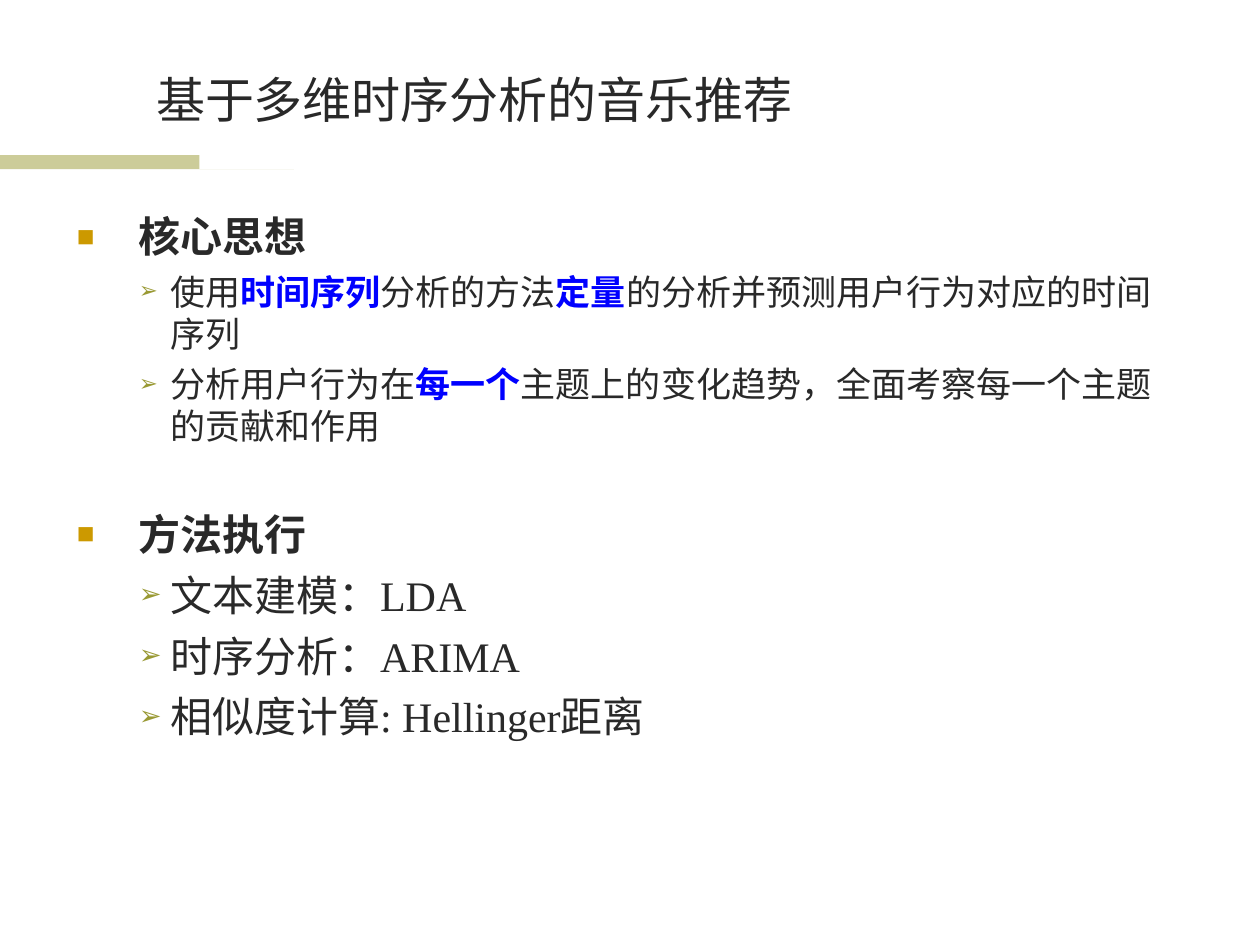
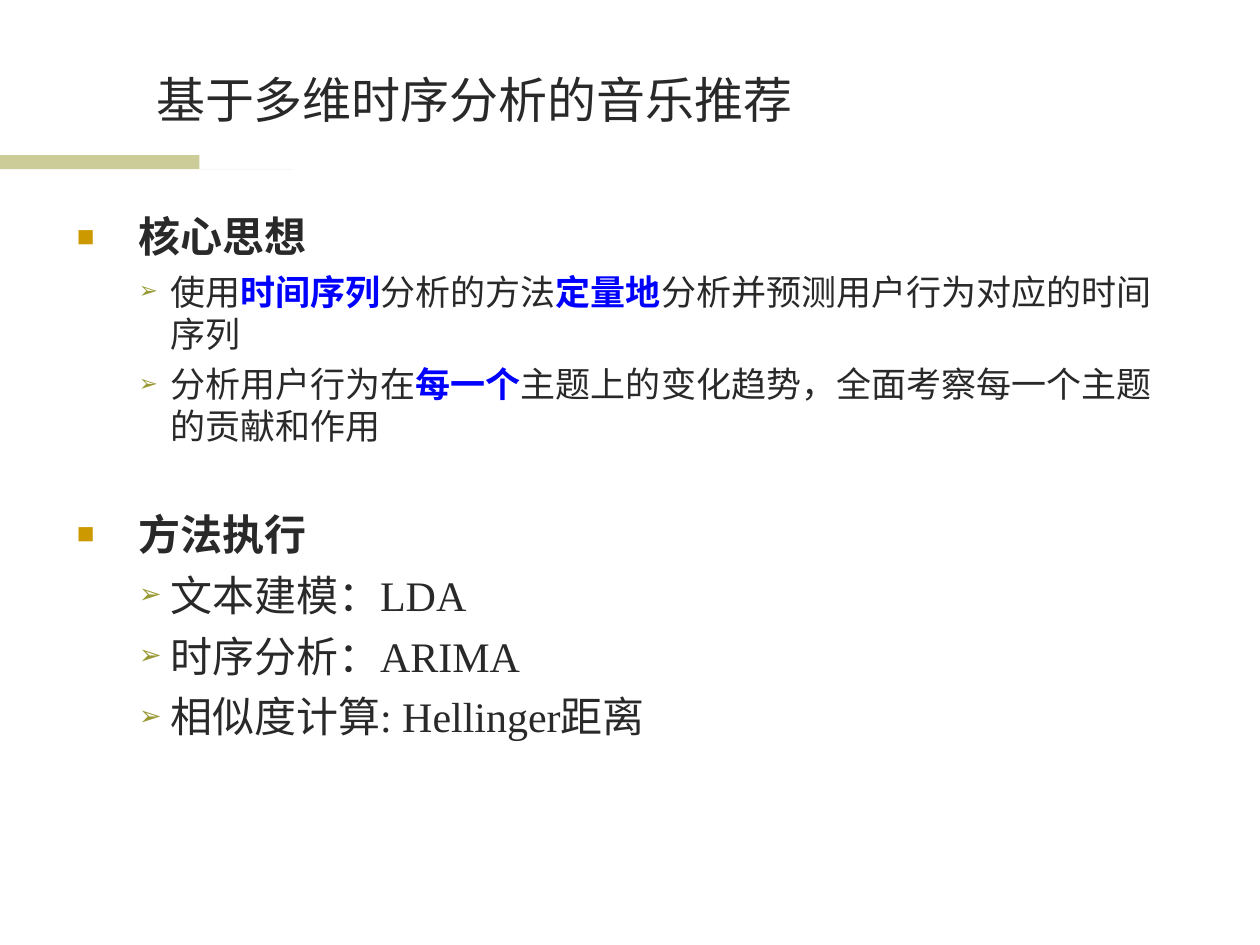
Before and after one commit to wwssttt/NJUThesis, a slide deck: slide 9 of ppt/一种基于时间序列分析的个性化音乐推荐系统及其实现.ppt. Drawn at 1260x945 pixels with LibreOffice and Linux fonts; fonts in the diff are those of the drawing; background and template pictures are left out. Boxes give left, top, right and bottom in pixels: in the first picture for what was removed or moved away, otherwise in the second. Text is boxed around its words. In the diff, an @@ line names an element or a change of style, - is before the commit and + after.

Commit message:
ppt3.4

```diff
--- a/ppt/一种基于时间序列分析的个性化音乐推荐系统及其实现.ppt
+++ b/ppt/一种基于时间序列分析的个性化音乐推荐系统及其实现.ppt
@@ text at box(170, 275, 1152, 350): text changed @@
-  ➢ 使用时间序列分析的方法定量的分析并预测用户行为对应的时间序列
+  ➢ 使用时间序列分析的方法定量地分析并预测用户行为对应的时间序列
```
